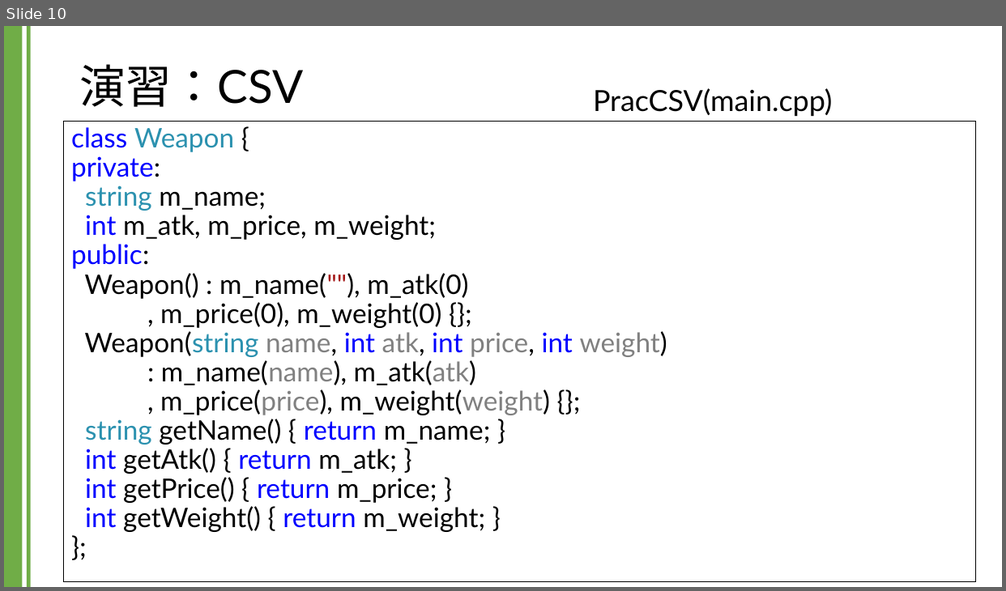
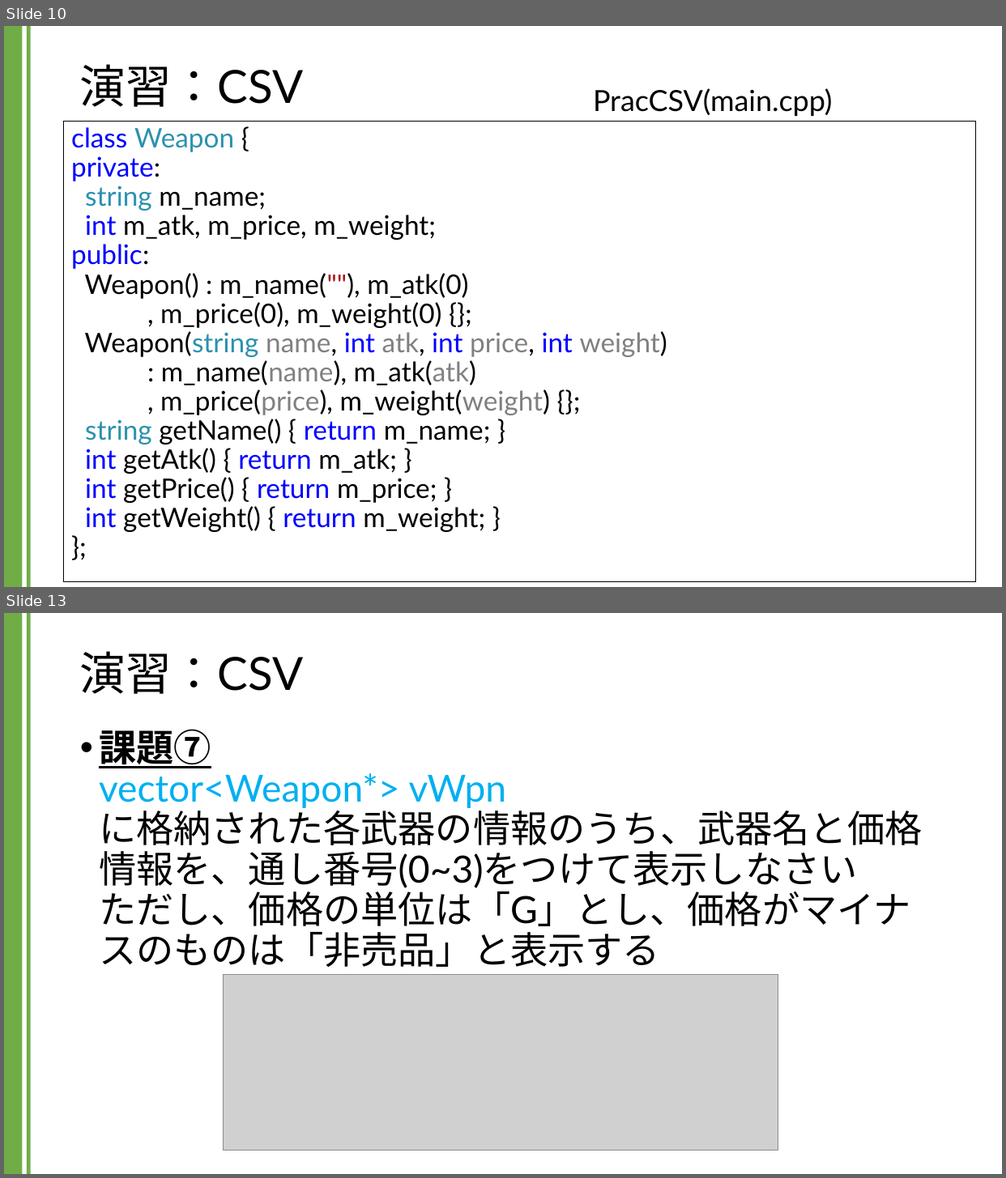
Before and after one commit to kic-murata/cpp2024, a slide deck: 授業資料/演習課題：CSV.pptx. Shown one above the other, each under a label of ours: slide 10 before the commit, slides 10 and 13 after it; the slides between them are not shown. The pictures are 1006x591 and 1006x1178 pixels, drawn with LibreOffice and Linux fonts; fonts in the diff are those of the drawing; grey boxes stand for pictures. Boxes give left, top, right and bottom in pixels: in the first picture for what was removed or moved away, otherwise in the second. Text is boxed around its words. In the diff, an @@ line names an element or a change of style, - is before the commit and + after.

```diff
--- a/授業資料/演習課題：CSV.pptx
+++ b/授業資料/演習課題：CSV.pptx
@@ slide 13 added at [4,613,1002,1174], background #FFFFFF; not listed: 2 template elements that a slide beside it also shows @@
@@ title added at [80,651,303,694], 44 pt, text #000000 @@
+演習：CSV
@@ text added at [99,729,922,967], 36 pt, text #000000 @@
+• 課題⑦
+  vector<Weapon*> vWpn
+  に格納された各武器の情報のうち、武器名と価格情報を、通し番号(0~3)をつけて表示しなさい
+  ただし、価格の単位は「G」とし、価格がマイナスのものは「非売品」と表示する
@@ picture added at [224,974,778,1151] @@
```
Also in this commit, not shown: 5 slides changed, 3 other slides added, 1 other file.
